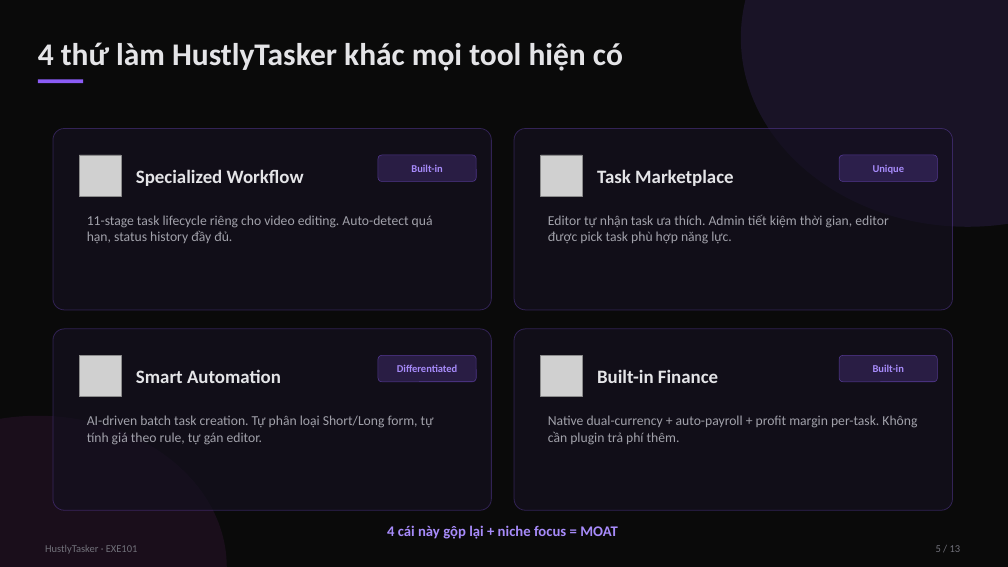
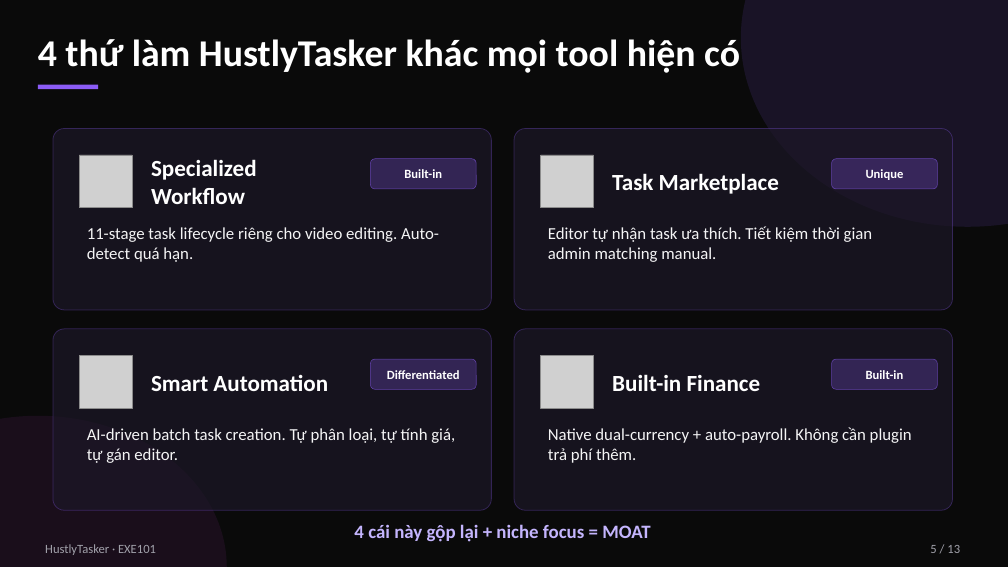
Before and after one commit to phucmetlamroi/agency_manager, a slide deck: slide 5 of presentation/HustlyTasker_Pitch_15min_Draft.pptx. Drawn at 1008x567 pixels with LibreOffice and Linux fonts; fonts in the diff are those of the drawing; grey boxes stand for pictures. Boxes give left, top, right and bottom in pixels: in the first picture for what was removed or moved away, otherwise in the second. Text is boxed around its words. In the diff, an @@ line names an element or a change of style, - is before the commit and + after.

Commit message:
fix(presentation): bigger fonts + brighter text + simpler content for readability
User feedback: "cho dễ đọc nhé" — text khó đọc khi projection. Pass
through all 13 slides bumping every font size + brightening colors +
shortening dense text.

Font size increases:
- Slide title: 30 → 36pt
- Body text: 13 → 16-17pt (most slides)
- Stat numbers: 32 → 38-42pt where appropriate
- Hero numbers (slide 2 stats): 72 → 88pt
- Slide 11 MRR numbers: 56 → 68pt
- Slide 1 main title: 84 → 96pt
- Slide 13 vision title: 54 → 60pt
- Cover tagline: 22 → 26pt
- Bullet text: 10-11 → 13-14pt
- Footer/captions: 9-12 → 11-13pt
- Table cells: 11 → 13pt, headers 12 → 15pt

Color brightening (better contrast on dark bg):
- textPrimary: zinc-200 (E4E4E7) → zinc-100 (F4F4F5)
- textSecondary: zinc-400 (A1A1AA) → zinc-300 (D4D4D8)
- textMuted: zinc-500 (71717A) → zinc-400 (A1A1AA)
- emerald: 34D399 → 6EE7B7 (300 weight, brighter)
- amber: F59E0B → FBBF24 (400, brighter)
- red: EF4444 → F87171 (400, brighter)
- violetLight: A78BFA → C4B5FD (300, brighter)
- Glass card fill: 14101F → 1C1727 (more contrast vs bg)

Content simplification:
- Slide 3 (pain points): shortened body sentences ~30% per card
- Slide 5 (differentiators): trimmed verbose bodies
- Slide 7 (personas): 3 bullets → 2 bullets per persona, shorter quotes
- Slide 9 (5 streams): tightened body text
- Slide 11 (growth): simpler year card metrics
- Slide 12 (competitor): tightened bottom takeaway

Visual cleanups:
- Stat boxes (slide 3): taller (0.85 → 1.0) for breathing room
- Bottom number bar (slide 8): taller (0.85 → 1.0)
- Most Popular pill (slide 10): wider (2 → 2.4)
- Glass card borders: less transparent (more visible)

Same 13 slides, same structure, same content message — just bigger
type + cleaner contrast + less dense text per card.

```diff
--- a/presentation/HustlyTasker_Pitch_15min_Draft.pptx
+++ b/presentation/HustlyTasker_Pitch_15min_Draft.pptx
@@ text "4 thứ làm HustlyTasker khác ..." at (38, 39, 740, 73): size 30 to 36 pt, text colour #E4E4E7 to #FFFFFF @@
@@ rectangle: place and size @@
-rectangle at (38, 79, 83, 83)
+rectangle at (38, 85, 98, 89)
@@ picture: place and size @@
-picture at (79, 155, 121, 197)
+picture at (79, 155, 132, 208)
@@ text "Specialized Workflow": place and size @@
-text "Specialized Workflow" at (136, 169, 304, 186)
+text "Specialized Workflow" at (151, 159, 257, 204)
@@ text "Built-in": place and size @@
-text "Built-in" at (411, 164, 442, 172)
+text "Built-in" at (404, 169, 442, 178)
@@ rounded rectangle: place and size @@
-rounded rectangle at (378, 155, 476, 181)
+rounded rectangle at (371, 159, 476, 189)
@@ picture: place and size @@
-picture at (541, 155, 582, 197)
+picture at (541, 155, 594, 208)
@@ text "Task Marketplace": place and size @@
-text "Task Marketplace" at (597, 169, 734, 186)
+text "Task Marketplace" at (612, 173, 779, 194)
@@ text "Unique": place and size @@
-text "Unique" at (873, 165, 905, 174)
+text "Unique" at (866, 169, 904, 180)
@@ rounded rectangle: place and size @@
-rounded rectangle at (839, 155, 938, 181)
+rounded rectangle at (832, 159, 938, 189)
@@ text at (87, 227, 439, 262): text changed; size 13 to 16 pt; text colour #A1A1AA to #F4F4F5 @@
-11-stage task lifecycle riêng cho video editing. Auto-detect quá hạn, status history đầy đủ.
+11-stage task lifecycle riêng cho video editing. Auto-detect quá hạn.
@@ text at (548, 226, 873, 262): text changed; size 13 to 16 pt; text colour #A1A1AA to #F4F4F5 @@
-Editor tự nhận task ưa thích. Admin tiết kiệm thời gian, editor được pick task phù hợp năng lực.
+Editor tự nhận task ưa thích. Tiết kiệm thời gian admin matching manual.
@@ fill #14101F at 70% opacity to #1C1727 at 70% opacity in 4 elements at (53, 129, 492, 310), (514, 129, 953, 310), (53, 329, 492, 510), (514, 329, 953, 510) @@
@@ picture: place and size @@
-picture at (79, 355, 121, 397)
+picture at (79, 355, 132, 408)
@@ text "Smart Automation": place and size @@
-text "Smart Automation" at (136, 369, 281, 383)
+text "Smart Automation" at (151, 374, 328, 391)
@@ size 10 to 12 pt, text colour #A78BFA to #FFFFFF in 4 elements at (866, 169, 904, 180), (866, 370, 904, 379), (404, 169, 442, 178), (387, 370, 460, 379) @@
@@ text "Differentiated": place and size @@
-text "Differentiated" at (397, 364, 457, 372)
+text "Differentiated" at (387, 370, 460, 379)
@@ fill #8B5CF6 at 20% opacity to #8B5CF6 at 25% opacity; proportions changed in 4 elements at (832, 159, 938, 189), (371, 159, 476, 189), (832, 359, 938, 389), (371, 359, 476, 389) @@
@@ rounded rectangle: place and size @@
-rounded rectangle at (378, 355, 476, 382)
+rounded rectangle at (371, 359, 476, 389)
@@ picture: place and size @@
-picture at (541, 355, 582, 397)
+picture at (541, 355, 594, 408)
@@ size 18 to 22 pt, text colour #E4E4E7 to #FFFFFF in 4 elements at (151, 159, 257, 204), (612, 173, 779, 194), (151, 374, 328, 391), (612, 374, 761, 391) @@
@@ text "Built-in Finance": place and size @@
-text "Built-in Finance" at (597, 369, 718, 383)
+text "Built-in Finance" at (612, 374, 761, 391)
@@ text "Built-in": place and size @@
-text "Built-in" at (873, 364, 904, 372)
+text "Built-in" at (866, 370, 904, 379)
@@ rounded rectangle: place and size @@
-rounded rectangle at (839, 355, 938, 382)
+rounded rectangle at (832, 359, 938, 389)
@@ text at (87, 428, 455, 463): text changed; size 13 to 16 pt; text colour #A1A1AA to #F4F4F5 @@
-AI-driven batch task creation. Tự phân loại Short/Long form, tự tính giá theo rule, tự gán editor.
+AI-driven batch task creation. Tự phân loại, tự tính giá, tự gán editor.
@@ text at (548, 427, 912, 463): text changed; size 13 to 16 pt; text colour #A1A1AA to #F4F4F5 @@
-Native dual-currency + auto-payroll + profit margin per-task. Không cần plugin trả phí thêm.
+Native dual-currency + auto-payroll. Không cần plugin trả phí thêm.
@@ text "4 cái này gộp lại ..." at (354, 524, 650, 542): size 14 to 18 pt, text colour #A78BFA to #C4B5FD @@
@@ text "HustlyTasker · EXE101" at (45, 544, 156, 555): size 10 to 12 pt, text colour #71717A to #A1A1AA @@
@@ text "5 / 13" at (930, 545, 960, 553): size 10 to 12 pt, text colour #71717A to #A1A1AA @@
```
Also in this commit, not shown: 12 other slides changed, 1 other file.
